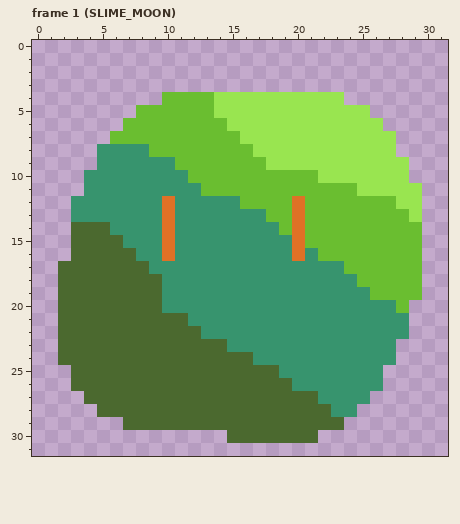
Two states of a pixel-art file, built-to-scale/gfx/collideable-objects.aseprite. Above: the version before the commit.
32x32 pixels, 1 frame. Shown: frame 1 (SLIME_MOON). The commit also changed other frames, which this record leaves out.
After:
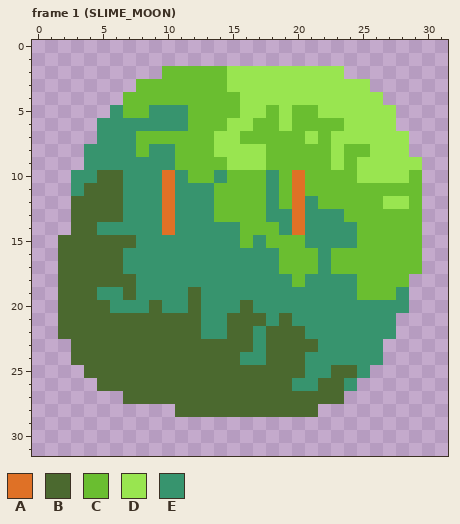
Palette (. is transparent): A #df7126  B #4b692f  C #6abe30  D #99e550  E #37946e
Changes in this commit:
Changed rows in their new state; - is an unchanged pixel.
Frame 1 (SLIME_MOON):
first column x 2:
 2 --------CCCCCDDDDDDDDD------
 3 ------CCCCCCCDDDDDDDDDDD----
 4 -----CCC----CC--------DDD---
 5 ----EC-EEE--CC--C-CC----DD--
 6 ---EEEEEEE-----CC-CCCC---D--
 7 ---EEE------DDCCCCC-C-----D-
 8 --E---CEE---DDD-CCCCC-CC--D-
 9 --E----------DDDCCCCC-C----D
10 -E-BB---A---E---E-A-CCC----C
11 -EBBB---A--E----E-A----CCCCC
12 -BBBB-------CC--E--E-----D-C
13 -BBBB-------CCCCEE-EEE-----C
14 ---E----------CCCE-EEEE-----
15 B----B--E-----C-CCCEEEE-----
16 B----E--E--------CCCE-------
17 -----EE----------CCC-C------
18 ------EE----------C--------.
19 ---EE-EE--B------------C--E.
20 ----EEE---B---B-----------E-
21 ----------B--BBB-B--------.-
22 -------------BB-BBB-------.-
23 .------------BB-BBBB-----.--
24 .-------------E-BBB------.--
25 -.---------------BB--BB-.---
26 -..-----------------BB-..---
27 --...---------------BB..----
28 ---......-----------...-----
29 -----.................------
30 -------------.......--------
